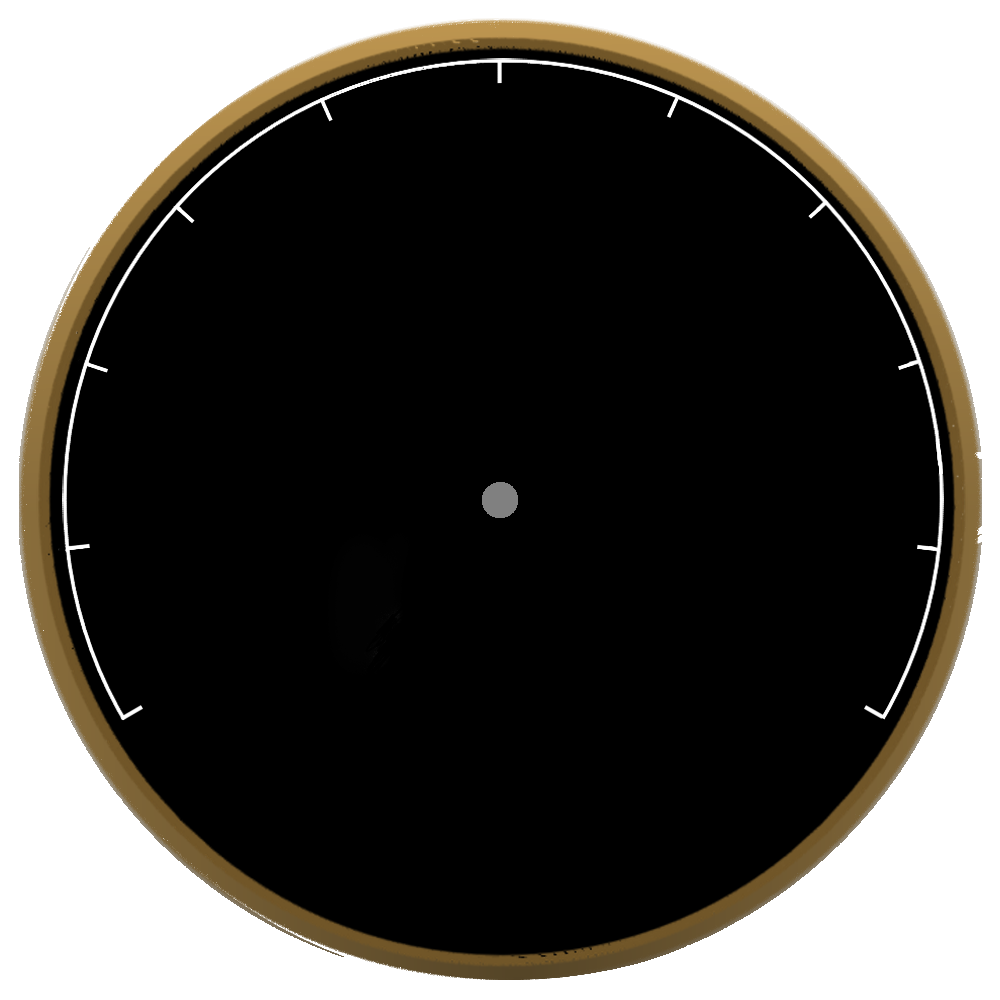
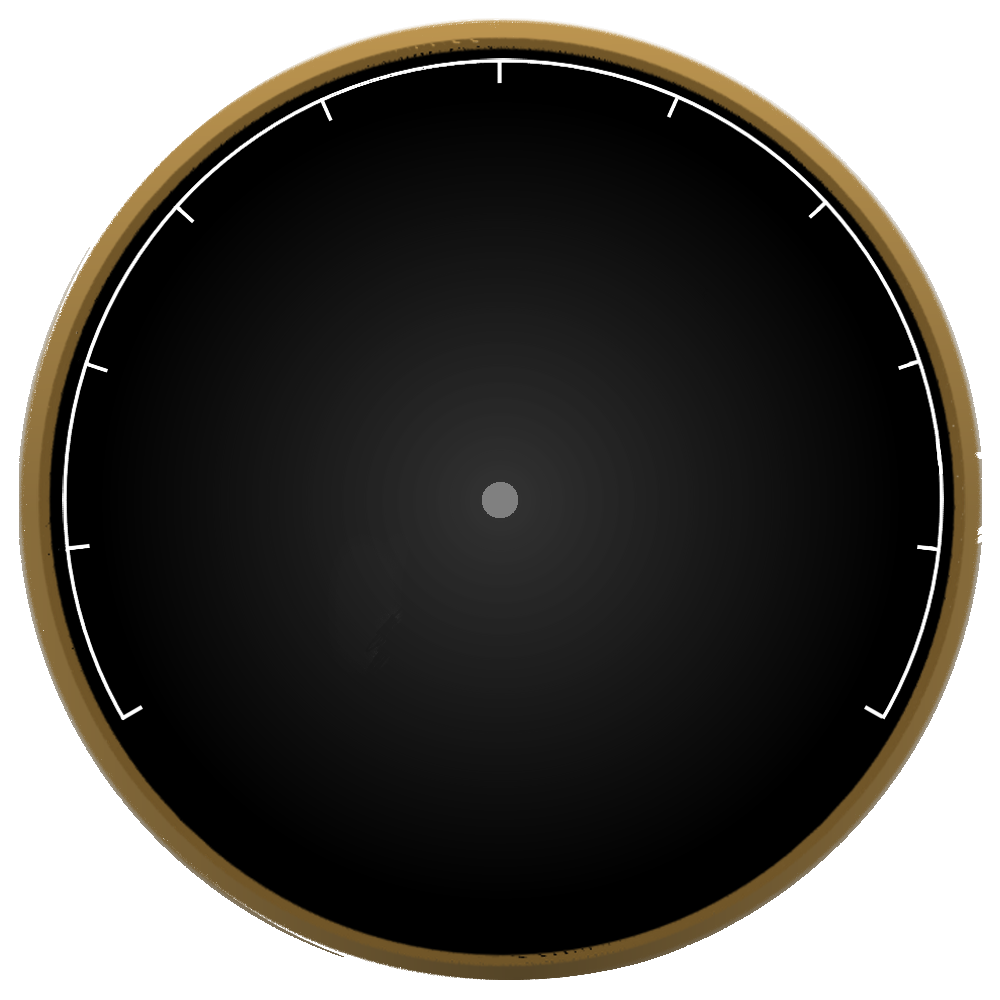
Revision of a layered 1000 x 1000 image; what changed, layer by layer:
added layer "Layer 12" above "Layer 4" over <box>118,118,883,883</box>
